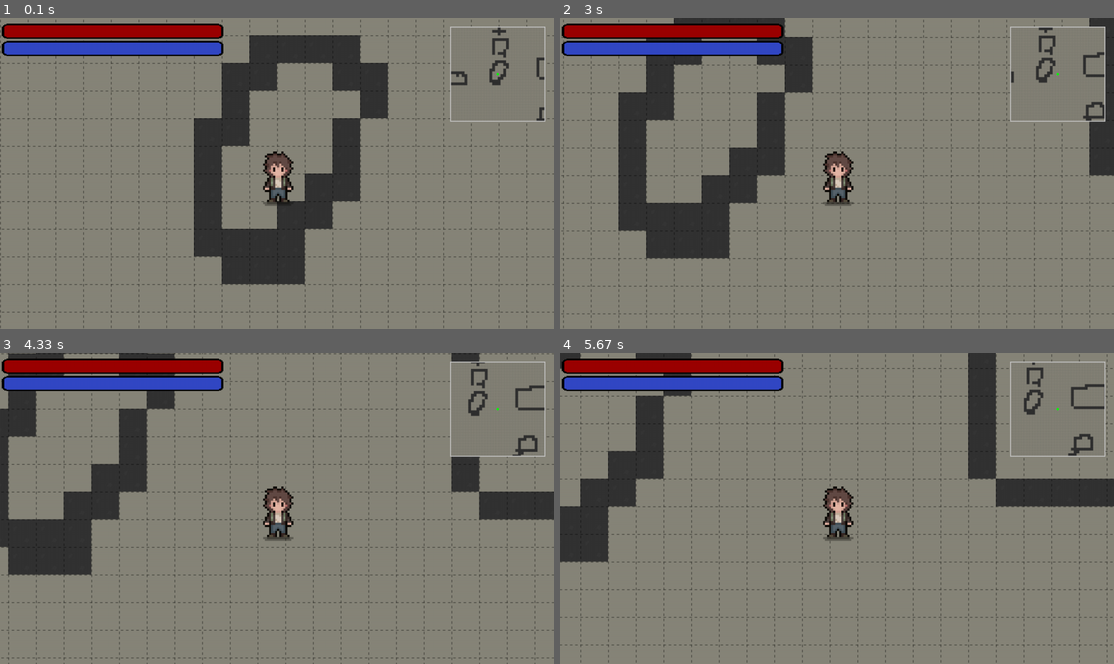
Above: before the commit, frames 1-4 (two rows, left to right).
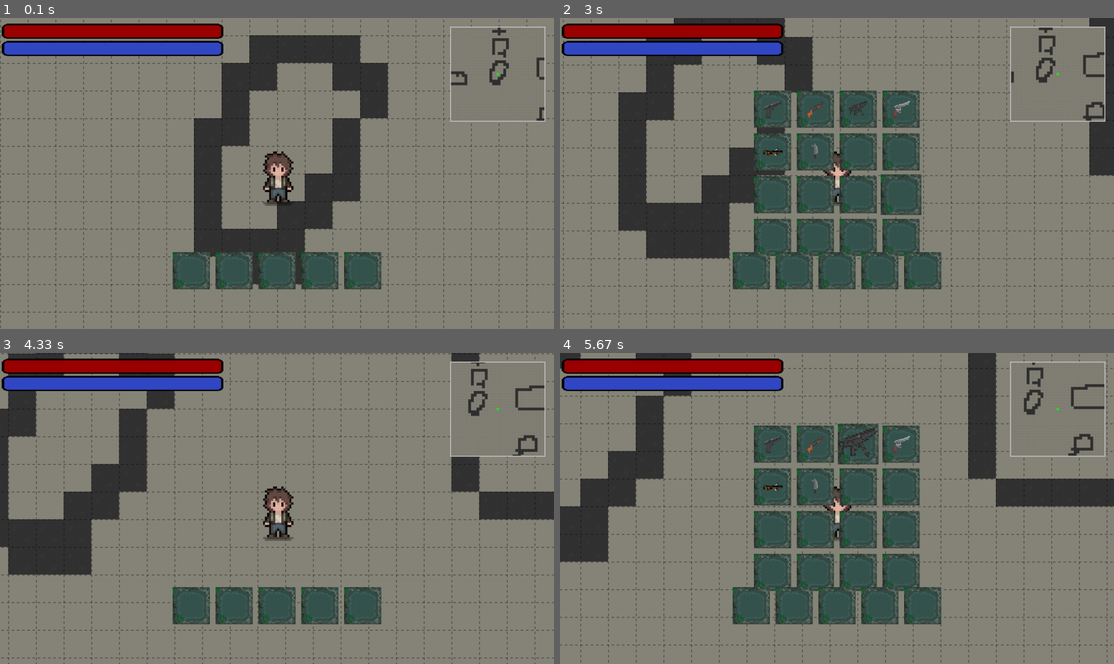
Above: after the commit, the same moments.

Repository: McM4nus/RAD_ZONE_pygame
Game: pygame game, started from RAD ZONE/current version/main.py
Same seed, same stepped clock (60 frames per second), same inputs: the game is played once before the commit and once after it.
Inputs (mouse positions are in pixels of both pictures, inside the frame that each line leads up to):
- Up to frame 1 (0.1 s): no input
- Up to frame 2 (3 s): tap E at 0.33, 1.65, 2.98 s; press the mouse at (903, 151) at 0.7 s; move the mouse to (903, 176) at 0.8 s; release the mouse at (903, 201) at 0.93 s; hold 1 1-1.47 s; hold D 1-1.47 s; hold D 1.5-1.97 s; hold D 2-2.47 s; hold S 2.5-2.8 s; hold D from 2.83 s (still down)
- Up to frame 3 (4.33 s): release D at 3.47 s; hold S 3.5-3.87 s; tap Z at 3.57, 3.97, 4.27 s; tap E at 3.65 s; hold D from 3.9 s (still down)
- Up to frame 4 (5.67 s): release D at 4.37 s; hold D 4.4-4.87 s; tap Z at 4.47, 4.77, 4.97 s; hold S 4.9-5.2 s; tap E at 5.05 s; press the mouse at (770, 443) at 5.27 s; move the mouse to (897, 440) at 5.37 s; release the mouse at (1019, 436) at 5.5 s; press the mouse at (859, 443) at 5.6 s

The runs differ from the first frame. In frame 1, 3.8% of the frame differs, in the area x 31-69%, y 75-88%; in frame 2, 16%; in frame 3, 4.1%; in frame 4, 17%, in the area x 31-69%, y 22-88%.

Commit message:
added inventory system

Diff:
--- a/RAD ZONE/current version/game.py
+++ b/RAD ZONE/current version/game.py
@@ -7,6 +7,7 @@
 from ui import UI
 from minimap import Minimap
 from assets import ImageLoader
+from inventory import Inventory
 
 def load_building(path, size, x, y):
     surf = ImageLoader.load(path, size=size)[0]
@@ -15,6 +16,7 @@
 class Game:
     def __init__(self):
         pygame.init()
+        pygame.key.set_repeat(0)
         self._screen = pygame.display.set_mode((0, 0), pygame.FULLSCREEN)
         self._clock = pygame.time.Clock()
 
@@ -60,19 +62,80 @@
         self._ui = UI(health, stamina, outline)
         self._minimap = Minimap(map_surf, buildings, (w, h))
 
+        def load_icon(path):
+            return ImageLoader.load(path, size=(48, 48))[0]
+
+        def load_weapon(path):
+            return ImageLoader.load(path, size=(96, 96))[0]
+
+        item_data = {
+            "pistol": {
+                "icon": load_icon("RAD ZONE/current version/Graphics/pistool.png"),
+                "weapon_surf": load_weapon("RAD ZONE/current version/Graphics/pistool.png")
+            },
+            "shotgun": {
+                "icon": load_icon("RAD ZONE/current version/Graphics/shotgun.png"),
+                "weapon_surf": load_weapon("RAD ZONE/current version/Graphics/shotgun.png")
+            },
+            "machine_gun": {
+                "icon": load_icon("RAD ZONE/current version/Graphics/machine_gun.png"),
+                "weapon_surf": load_weapon("RAD ZONE/current version/Graphics/machine_gun.png")
+            },
+            "revolver": {
+                "icon": load_icon("RAD ZONE/current version/Graphics/revolver.png"),
+                "weapon_surf": load_weapon("RAD ZONE/current version/Graphics/revolver.png")
+            },
+            "crossbow": {
+                "icon": load_icon("RAD ZONE/current version/Graphics/crossbow.png"),
+                "weapon_surf": load_weapon("RAD ZONE/current version/Graphics/crossbow.png")
+            },
+            "knife": {
+                "icon": load_icon("RAD ZONE/current version/Graphics/knife.png"),
+                "weapon_surf": load_weapon("RAD ZONE/current version/Graphics/knife.png")
+            }
+        }
+
+        socket_surf = ImageLoader.load(
+            "RAD ZONE/current version/Graphics/Inventory_box.png",
+            size=(64, 64)
+        )[0]
+
+        self._inventory_key_down = False
+        self._inventory = Inventory(socket_surf, item_data, (w, h))
+
     def run(self):
         while True:
+
             dt = self._clock.tick(60) / 1000
+
+            mouse_pos = pygame.mouse.get_pos()
+            mouse_pressed = pygame.mouse.get_pressed()
+            mouse_down = mouse_pressed[0]
+            mouse_up = not mouse_pressed[0]
 
             for event in pygame.event.get():
                 if event.type == pygame.QUIT:
                     pygame.quit()
                     exit()
 
+            # if event.type == pygame.KEYDOWN:
+            #         if event.key == pygame.K_e:
+            #             self._inventory.toggle()
+
+                if event.type == pygame.KEYDOWN:
+                    if event.key == pygame.K_e and not self._inventory_key_down:
+                        self._inventory.toggle()
+                        self._inventory_key_down = True
+
+                if event.type == pygame.KEYUP:
+                    if event.key == pygame.K_e:
+                        self._inventory_key_down = False
+
             keys = pygame.key.get_pressed()
 
             self._player.update(keys, dt)
             self._camera.update(keys, self._player.get_speed(), dt)
+
 
             self._screen.fill((0, 0, 0))
 
@@ -87,4 +150,15 @@
             )
             self._minimap.draw(self._screen, player_world_pos)
 
+            self._inventory.draw(self._screen)
+
+            self._inventory.handle_hotbar_keys(keys)
+            self._inventory.update(mouse_pos, mouse_down, mouse_up)
+
             pygame.display.flip()
+
+    def load_icon(path):
+        return ImageLoader.load(path, size=(48, 48))[0]
+
+    def load_weapon(path):
+        return ImageLoader.load(path, size=(96, 96))[0]
--- /dev/null
+++ b/RAD ZONE/current version/inventory.py
@@ -0,0 +1,158 @@
+import pygame
+from slot import Slot
+from item import Item
+
+class Inventory:
+    def __init__(self, socket_surf, item_data, screen_size):
+
+        self._drop_success = False
+        self._mouse_down_prev = False
+
+        self._open = False
+        self._slots = []
+        self._hotbar = []
+
+        self._dragged_item = None
+        self._drag_origin = None
+        self._equipped_item = None
+        self._mouse_down_prev = False
+
+        w, h = screen_size
+
+        self._ui_scale = 1.35
+        base_size, base_gap = 64, 10
+
+        size = int(base_size * self._ui_scale)
+        gap = int(base_gap * self._ui_scale)
+
+        self._socket_surf = pygame.transform.scale(
+            socket_surf,
+            (size, size)
+        )
+
+        # --- Inventory grid (4x4) ---
+        cols, rows = 4, 4
+
+        inv_width = cols * size + (cols - 1) * gap
+        inv_height = rows * size + (rows - 1) * gap
+
+        start_x = (w - inv_width) // 2 + size // 2
+        start_y = (h - inv_height) // 2 + size // 2
+
+
+        for row in range(rows):
+            for col in range(cols):
+                pos = (
+                    start_x + col * (size + gap),
+                    start_y + row * (size + gap)
+                )
+                self._slots.append(Slot(self._socket_surf, pos))
+
+        # --- Hotbar (5 slots) ---
+        hotbar_slots = 5
+        hotbar_width = hotbar_slots * size + (hotbar_slots - 1) * gap
+        hotbar_y = h - int(100 * self._ui_scale)
+        hotbar_start_x = (w - hotbar_width) // 2 + size // 2
+
+        for i in range(hotbar_slots):
+            pos = (
+                hotbar_start_x + i * (size + gap),
+                hotbar_y
+            )
+            self._hotbar.append(Slot(self._socket_surf, pos))
+
+        # --- Spawn test weapons ---
+        # --- Spawn ALL weapons into inventory ---
+        slot_index = 0
+
+        for weapon_id, data in item_data.items():
+            if slot_index >= len(self._slots):
+                break  # safety check (inventory full)
+
+            self._slots[slot_index].set_item(
+                Item(weapon_id, data["icon"], data["weapon_surf"])
+            )
+            slot_index += 1
+
+
+    # ---------- GETTERS ----------
+    def get_equipped_item(self):
+        return self._equipped_item
+
+    # ---------- LOGIC ----------
+    # def toggle(self):
+    #     self._open = not self._open
+
+    def toggle(self):
+        self._open = not self._open
+        # print("Inventory open:", self._open)
+
+    def handle_hotbar_keys(self, keys):
+        for i in range(5):
+            if keys[getattr(pygame, f"K_{i+1}")]:
+                item = self._hotbar[i].get_item()
+                if item:
+                    self._equipped_item = item
+
+    def update(self, mouse_pos, mouse_down, mouse_up):
+        # We will IGNORE mouse_up from game.py and compute edges ourselves,
+        # because your current mouse_up value is "not pressed" every frame.
+        press = mouse_down and not self._mouse_down_prev
+        release = (not mouse_down) and self._mouse_down_prev
+        self._mouse_down_prev = mouse_down
+
+        slots = self._hotbar + (self._slots if self._open else [])
+
+        # Update hover first
+        for slot in slots:
+            slot.update(mouse_pos)
+
+        # -------- PICK UP on mouse press --------
+        if press and not self._dragged_item:
+            for slot in slots:
+                if slot.is_hovered() and slot.get_item():
+                    self._dragged_item = slot.get_item()
+                    self._drag_origin = slot
+                    slot.clear_item()
+                    break
+
+        # -------- DROP on mouse release --------
+        if release and self._dragged_item:
+            target = None
+            for slot in slots:
+                if slot.is_hovered():
+                    target = slot
+                    break
+
+            if target is None:
+                # released nowhere → return to origin
+                self._drag_origin.set_item(self._dragged_item)
+            else:
+                # drop (swap if occupied)
+                if target.get_item() is None:
+                    target.set_item(self._dragged_item)
+                else:
+                    temp = target.get_item()
+                    target.set_item(self._dragged_item)
+                    self._drag_origin.set_item(temp)
+
+            self._dragged_item = None
+            self._drag_origin = None
+
+        # Drag follows mouse while holding
+        if self._dragged_item:
+            self._dragged_item.set_position(mouse_pos)
+
+
+    def draw(self, screen):
+        if self._open:
+            for slot in self._slots:
+                slot.draw(screen)
+
+        for slot in self._hotbar:
+            slot.draw(screen)
+
+        if self._dragged_item:
+            surf = self._dragged_item.get_weapon_surface()
+            rect = surf.get_rect(center=pygame.mouse.get_pos())
+            screen.blit(surf, rect)
--- /dev/null
+++ b/RAD ZONE/current version/item.py
@@ -0,0 +1,23 @@
+class Item:
+    def __init__(self, item_id, icon_surf, weapon_surf):
+        self._id = item_id
+        self._icon = icon_surf
+        self._weapon = weapon_surf
+        self._rect = self._icon.get_rect()
+
+    # --- getters ---
+    def get_id(self):
+        return self._id
+
+    def get_icon(self):
+        return self._icon
+
+    def get_weapon_surface(self):
+        return self._weapon
+
+    def get_rect(self):
+        return self._rect
+
+    # --- logic ---
+    def set_position(self, pos):
+        self._rect.center = pos
--- /dev/null
+++ b/RAD ZONE/current version/slot.py
@@ -0,0 +1,46 @@
+import pygame
+
+class Slot:
+    def __init__(self, socket_surf, center):
+        self._base_surf = socket_surf
+        self._surf = socket_surf
+        self._rect = socket_surf.get_rect(center=center)
+        self._item = None
+        self._hovered = False
+
+    # --- getters ---
+    def get_item(self):
+        return self._item
+
+    def is_hovered(self):
+        return self._hovered
+
+    # --- setters ---
+    def set_item(self, item):
+        self._item = item
+        if item:
+            item.set_position(self._rect.center)
+
+    def clear_item(self):
+        self._item = None
+
+    # --- logic ---
+    def update(self, mouse_pos):
+        self._hovered = self._rect.collidepoint(mouse_pos)
+
+        scale = 1.1 if self._hovered else 1.0
+        size = (
+            int(self._base_surf.get_width() * scale),
+            int(self._base_surf.get_height() * scale)
+        )
+
+        self._surf = pygame.transform.scale(self._base_surf, size)
+        self._rect = self._surf.get_rect(center=self._rect.center)
+
+    def draw(self, screen):
+        screen.blit(self._surf, self._rect)
+
+        if self._item:
+            icon = self._item.get_icon()
+            icon_rect = icon.get_rect(center=self._rect.center)
+            screen.blit(icon, icon_rect)
Binary file added: RAD ZONE/current version/Graphics/Inventory_knife.png
Binary file added: RAD ZONE/current version/Graphics/Inventory_revolver.png
Binary file added: RAD ZONE/current version/Graphics/Inventory_shotgun.png
Binary file added: RAD ZONE/current version/Graphics/crossbow.png
Binary file added: RAD ZONE/current version/Graphics/inventory_crossbow.png
Binary file added: RAD ZONE/current version/Graphics/inventory_machine_gun.png
Binary file added: RAD ZONE/current version/Graphics/inventory_pistol.png
Binary file added: RAD ZONE/current version/Graphics/knife.png
Binary file added: RAD ZONE/current version/Graphics/machine_gun.png
Binary file added: RAD ZONE/current version/Graphics/pistool.png
Binary file added: RAD ZONE/current version/Graphics/revolver.png
Binary file added: RAD ZONE/current version/Graphics/shotgun.png
